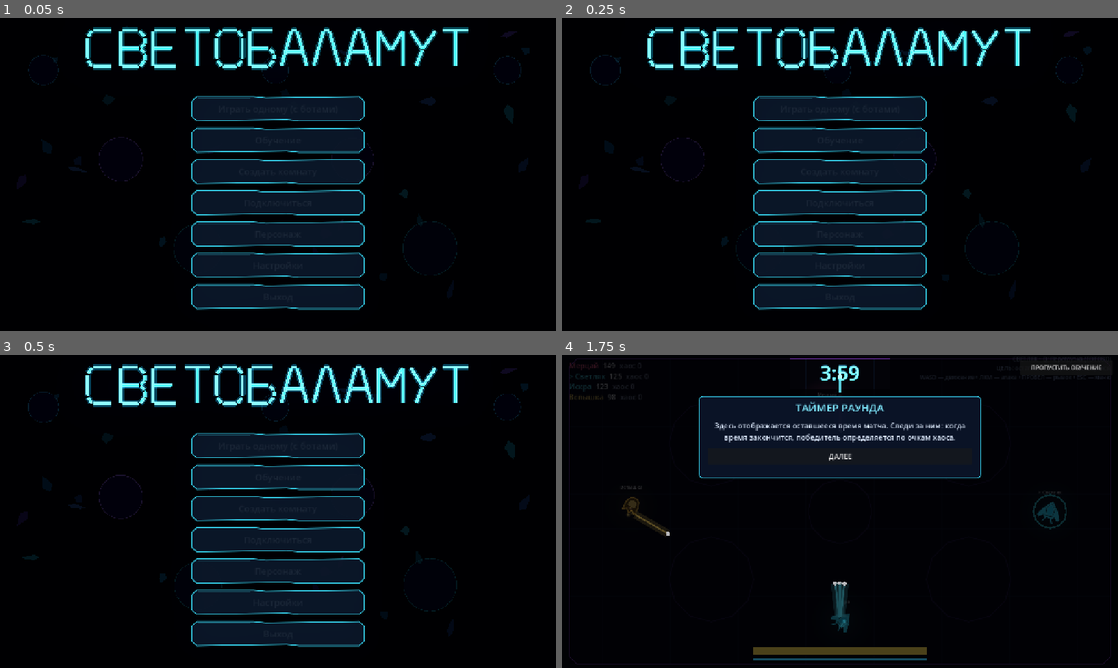
Above: before the commit, frames 1-4 (two rows, left to right).
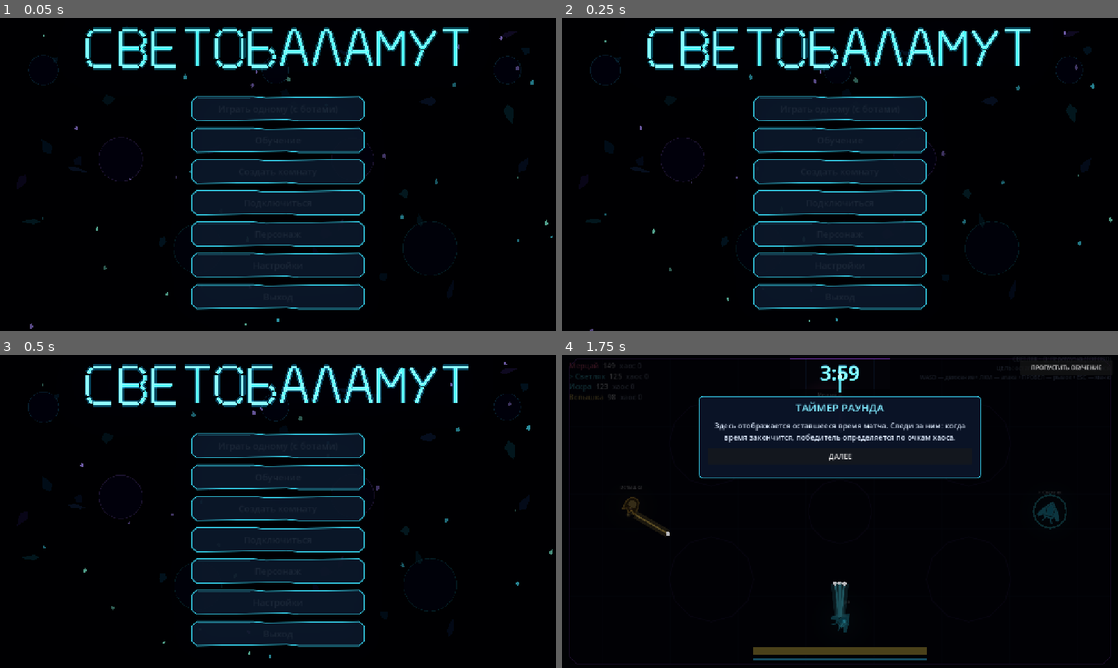
Above: after the commit, the same moments.

Repository: DvoreZZKy/svetobalamut
Game: Godot game, scene res://scenes/menu.tscn
Two runs of this game, one before a commit and one after it. Both use one fixed random seed, a clock stepped at 60 frames per second and the inputs below.
Inputs (mouse positions are in pixels of both pictures, inside the frame that each line leads up to):
- Up to frame 1 (0.05 s): no input
- Up to frame 2 (0.25 s): no input
- Up to frame 3 (0.5 s): no input
- Up to frame 4 (1.75 s): click "Играть одному (с ботами)" at 0.5 s; tap Enter (restart) at 1.25 s; move the mouse to (962, 495) at 1.27 s; hold D (right) from 1.28 s (still down); tap Q (ability) at 1.35 s; click (962, 495) at 1.42 s

The runs differ from the first frame. In frame 1, 0.1% of the frame differs, in the area x 5-100%, y 5-100%; in frame 2, 0.1%; in frame 3, 0.1%; in frame 4, nothing differs.

Commit message:
Add fast drifting neon particles to the menu background

Diff:
--- a/scripts/menu.gd
+++ b/scripts/menu.gd
@@ -8,6 +8,8 @@
 var t := 0.0
 var bg_shards: Array[Polygon2D] = []
 var bg_orbs: Array[Node2D] = []
+var bg_dots: Array[Polygon2D] = []
+var bg_dot_velocities: Array[Vector2] = []
 var title: Control
 var boxes := {}
 var status: Label
@@ -29,6 +31,7 @@
 
 
 func _ready() -> void:
+	Input.mouse_mode = Input.MOUSE_MODE_VISIBLE
 	set_anchors_preset(Control.PRESET_FULL_RECT)
 	add_child(G.make_env())
 	var bg := ColorRect.new()
@@ -203,6 +206,15 @@
 		var wave := 1.0 + 0.10 * sin(t * 0.8 + float(i) * 1.7)
 		orb.scale = Vector2.ONE * wave
 		orb.position.y += sin(t * 0.25 + float(i)) * dt * 3.0
+	for i in bg_dots.size():
+		var dot := bg_dots[i]
+		dot.position += bg_dot_velocities[i] * dt
+		dot.rotation += dt * (0.8 if i % 2 == 0 else -0.65)
+		if dot.position.x < -30.0 or dot.position.x > 1310.0:
+			bg_dot_velocities[i].x *= -1.0
+		if dot.position.y < -30.0 or dot.position.y > 750.0:
+			bg_dot_velocities[i].y *= -1.0
+		dot.modulate.a = 0.35 + 0.3 * (0.5 + 0.5 * sin(t * 2.0 + float(i)))
 	title.modulate = G.hdr(Color.from_hsv(fmod(t * 0.08 + 0.5, 1.0), 0.6, 1.0), 1.45 + 0.22 * sin(t * 2.2))
 
 
@@ -244,6 +256,20 @@
 		orb.add_child(ring)
 		add_child(orb)
 		bg_orbs.append(orb)
+	for i in 34:
+		var dot := Polygon2D.new()
+		var r := randf_range(2.0, 5.0)
+		dot.polygon = PackedVector2Array([
+			Vector2(0, -r * 1.8), Vector2(r, -r * 0.35),
+			Vector2(r * 0.65, r), Vector2(-r * 0.65, r),
+			Vector2(-r, -r * 0.35)
+		])
+		dot.position = Vector2(randf_range(0.0, 1280.0), randf_range(0.0, 720.0))
+		dot.color = [Color("#43dff4"), Color("#a78bfa"), Color("#7cf7d4")][i % 3]
+		dot.modulate.a = randf_range(0.25, 0.7)
+		add_child(dot)
+		bg_dots.append(dot)
+		bg_dot_velocities.append(Vector2.from_angle(randf_range(0.0, TAU)) * randf_range(18.0, 68.0))
 
 func _box(key: String) -> VBoxContainer:
 	var b := VBoxContainer.new()
